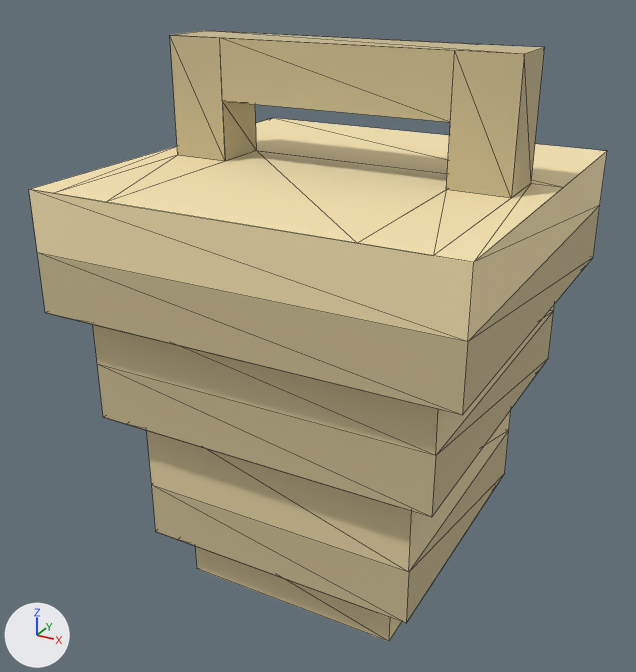
What one commit did to the glTF model assets/interiores/cesta_pan_01.glb.
Rendered twice from a camera (50 mm lens) standing at (0.94, -1.832, 1.544) and looking at (-0.045, -0.04, 0.648). Lighting does not change. The marker at lower left points along +X, +Y and +Z. The older version comes first. Mesh edges are drawn as thin lines. Vertices at exactly the same position are counted once.

Objects in the first picture: 'cesta_pan'.
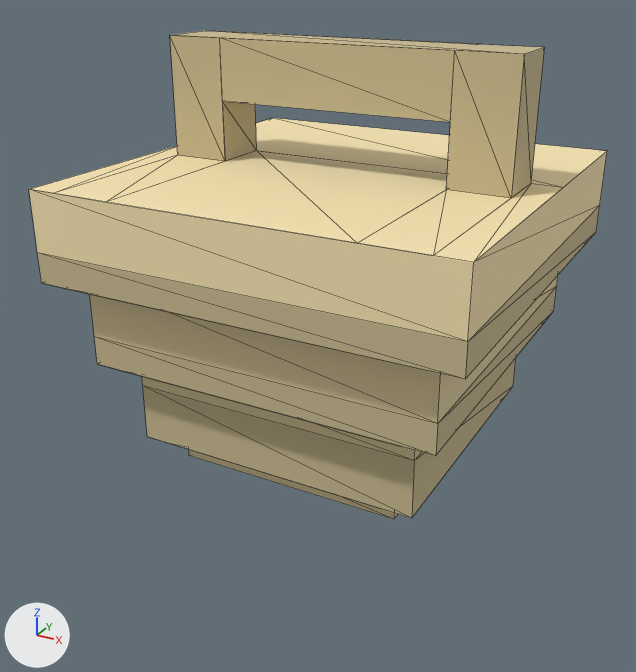
The newer file is also turned or shifted as a whole; pictures and numbers use the older file's frame.

Pixel boxes (x1, y1, x2, y2) of what changed, in the pictures (636 x 672 px; the box of a moved part takes in the faces that stretch with it):
'cesta_pan', reshaped (20% shorter): before (29, 31, 607, 641); after (29, 31, 607, 519)
part 1 of me_cesta_pan, moved or reshaped: before (38, 206, 600, 456); after (38, 206, 600, 424)
part 2 of me_cesta_pan, moved or reshaped: before (97, 311, 554, 572); after (94, 286, 557, 461)
part 3 of me_cesta_pan, moved or reshaped: before (152, 431, 509, 623); after (143, 358, 516, 518)
part 4 of me_cesta_pan, moved or reshaped: before (196, 546, 401, 641); after (189, 450, 397, 519)

Edits to the bpy script that builds the scene:
```text
Change me_cesta_pan:
    used by ob_cesta_pan; location = (0.0, 0.0, 0.0)
    remove me_cesta_pan.from_pydata(...)  # 82 vertices, 118 faces; spans x -0.5..0.5, y -0.5..0.5, z 0.0..1.357
    add me_cesta_pan.from_pydata(...)  # 82 vertices, 118 faces; spans x -0.5..0.5, y -0.5..0.5, z 0.357..1.357
    me_cesta_pan part 1: all 16 vertices in x -0.5..0.5, y -0.5..0.5, z 0.643..0.786 are moved by (0.0, 0.0, 0.071)
    me_cesta_pan part 2: all 12 vertices in x -0.429..0.429, y -0.429..0.429, z 0.5 are moved by (0.0, 0.0, 0.143)
    me_cesta_pan part 3: all 16 vertices in x -0.357..0.357, y -0.357..0.357, z 0.143..0.286 are moved by (0.0, 0.0, 0.286)
    me_cesta_pan part 4: all 4 vertices in x -0.286..0.286, y -0.286..0.286, z 0.0 are moved by (0.0, 0.0, 0.357)
```
